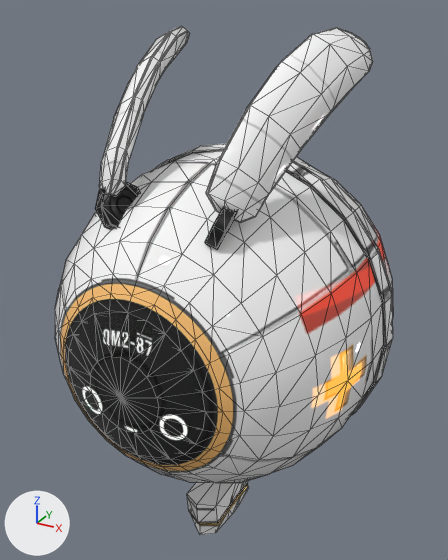
The glTF model newweb/models/airship.glb as it was, and as the next commit left it.
Before and after are seen from a camera (50 mm lens) standing at (24.3, -44.0, 48.2) and looking at (-1.9, 3.6, 24.4). The axes (+X, +Y, +Z) are drawn at lower left. The lights are the same throughout. Mesh edges are drawn as thin lines. Where no turn or scale is listed for an object, it has been applied to the vertices. Vertices at the same position are counted once.

Names of what the first picture shows: 'airship_lp_body', 'airship_lp_glass'.
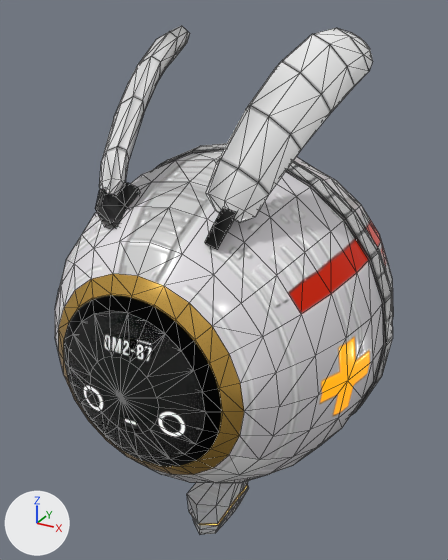
Patch to the scene script:
```diff
--- a/newweb/models/airship.glb.py
+++ b/newweb/models/airship.glb.py
@@ img_airship_color @@
+img_airship_color = load_image('airship_color', '_unpacked/airship_color', 2048, 2048, 'sRGB')
@@ img_airship_metal_airship_rog @@
+img_airship_metal_airship_rog = load_image('airship_metal-airship_rog', '_unpacked/airship_metal-airship_rog', 2048, 2048, 'Non-Color')
@@ img_airship_normal_map @@
+img_airship_normal_map = load_image('airship_normal_map', '_unpacked/airship_normal_map', 2048, 2048, 'Non-Color')
@@ mat_airship @@
 n3 = _N.new('ShaderNodeTexImage'); n3.name = 'Image Texture.001'
-n3.image = img_airship_basic_color_png
+n3.image = img_airship_color
 n4 = _N.new('ShaderNodeSeparateColor'); n4.name = 'Separate Color'
 n5 = _N.new('ShaderNodeTexImage'); n5.name = 'Image Texture.002'
-n5.image = img_airship_metal_png_airship_rog_png
+n5.image = img_airship_metal_airship_rog
 n6 = _N.new('ShaderNodeNormalMap'); n6.name = 'Normal Map'
@@ mat_airship @@
 n7 = _N.new('ShaderNodeTexImage'); n7.name = 'Image Texture.003'
-n7.image = img_airship_normal_map_png
+n7.image = img_airship_normal_map
 _L.new(n0.outputs[0], n1.inputs[0])  # 'BSDF' to 'Surface'
@@ me_cube_035 @@
 # used by ob_airship_lp_body; location = (0.0, 0.0, 0.0)
-me_cube_035.from_pydata(...)  # 1290 vertices, 2436 faces; spans x -14.6..14.6, y -13.6..23.4, z -0.1..46.8
+me_cube_035.from_pydata(...)  # 1060 vertices, 1976 faces; spans x -14.6..14.6, y -13.6..23.4, z -0.1..46.8
+# me_cube_035 part 1: 240 vertices removed from x -9.8..9.8, y -9.9..7.9, z 32.4..46.7; 4 vertices added at x -4.8..4.8, y -8.1..-7.8, z 34.1..34.6
+# me_cube_035 part 2: 1 vertex moved from x 1.2, y -1.3, z 0.1 to x 1.2, y -1.5, z 0.1; 13 vertices removed from x -1.6..1.6, y -3.9..1.0, z -0.1..2.0; 19 vertices added at x -1.6..1.6, y -4.8..0.8, z 0.1..1.8
+# me_cube_035 part 3: 451 kept faces spanning x -14.3..13.8, y -12.3..19.2, z 3.3..37.3 get new texture (UV) coordinates
 me_cube_035.materials.append(mat_airship)
```

Location of each change, [x1, y1, x2, y2] in pixels of the pictures (448 x 560 px; the box of a moved part takes in the faces that stretch with it):
'airship_lp_body', surface changed, reshaped (white to grey): [55, 26, 393, 534] in both
part 1 of me_cube_035, cut back: before [95, 26, 281, 250]; after [102, 182, 234, 250]
part 2 of me_cube_035, moved or reshaped: before [190, 483, 248, 534]; after [190, 483, 249, 534]
part 3 of me_cube_035, surface changed: [55, 151, 382, 483] in both
